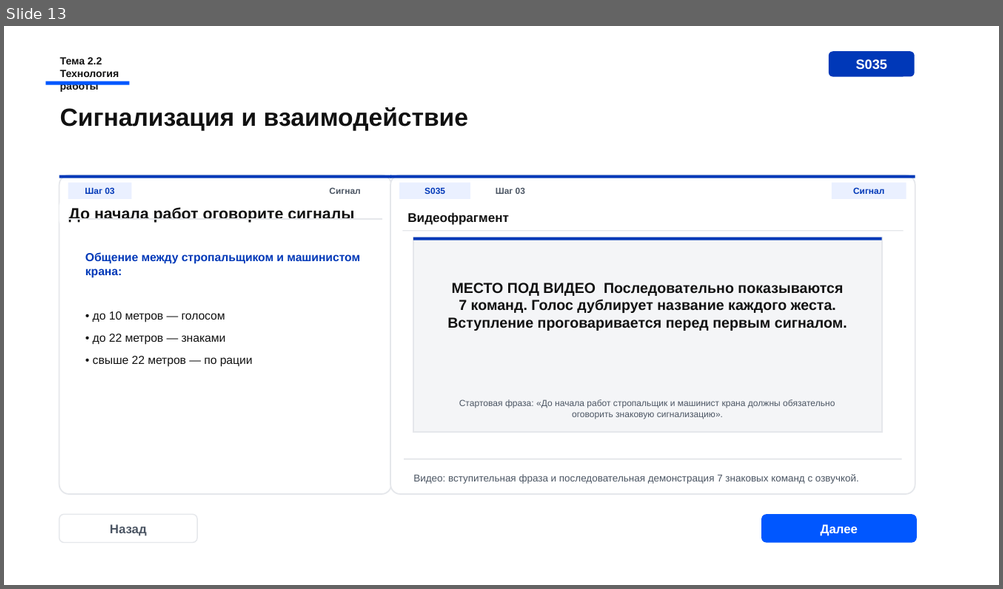
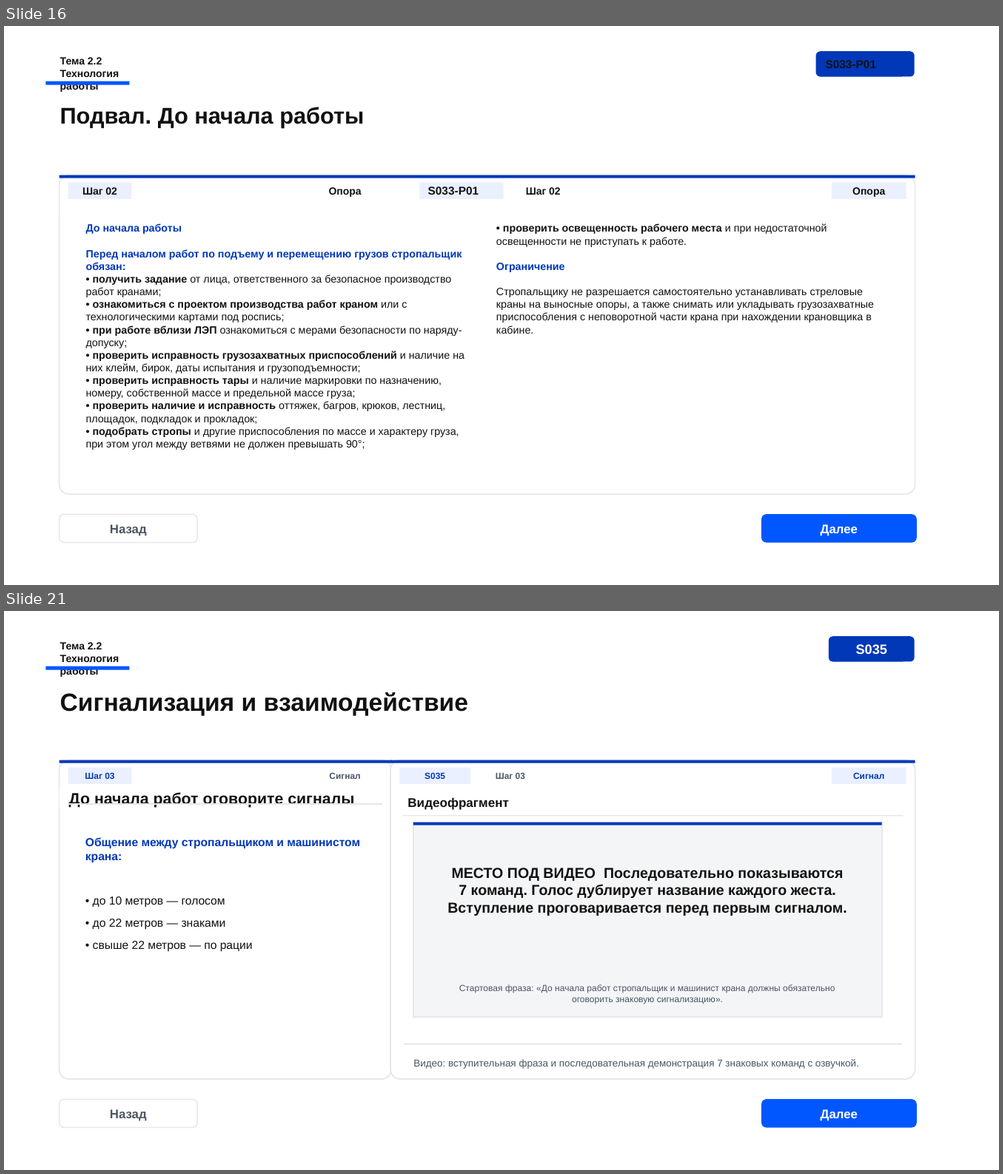
Before and after one commit to Armankanat2/EV-Strop, a slide deck: presentations/ispring-course/module-01-stropovka-gruzov/live-preview/S029_theme22_preview_2026-06-30_v13_ev-group-techstyle-premium-subslides.pptx. Shown one above the other, each under a label of ours: slide 13 before the commit, slides 16 and 21 after it; the slides between them are not shown. The pictures are 1003x589 and 1003x1174 pixels, drawn with LibreOffice and Linux fonts; fonts in the diff are those of the drawing. Boxes give left, top, right and bottom in pixels: in the first picture for what was removed or moved away, otherwise in the second. Text is boxed around its words. In the diff, an @@ line names an element or a change of style, - is before the commit and + after.

```diff
--- a/presentations/ispring-course/module-01-stropovka-gruzov/live-preview/S029_theme22_preview_2026-06-30_v13_ev-group-techstyle-premium-subslides.pptx
+++ b/presentations/ispring-course/module-01-stropovka-gruzov/live-preview/S029_theme22_preview_2026-06-30_v13_ev-group-techstyle-premium-subslides.pptx
@@ slide 16 added at [4, 26, 999, 585], background #FFFFFF @@
@@ text added at [60, 57, 119, 93], 10 pt, text #111111, bold @@
+Тема 2.2
+Технология работы
@@ rounded rectangle added at [816, 51, 914, 77], fill #0038B8, 11 pt, text #111111, bold @@
+S033-P01
@@ rectangle added at [45, 82, 129, 85], fill #0057FF @@
@@ text added at [60, 107, 364, 128], 22 pt, text #111111, bold @@
+Подвал. До начала работы
@@ rounded rectangle added at [60, 175, 915, 494], fill #FFFFFF, outline #E5E7EB 1.15 pt @@
@@ rectangle added at [60, 175, 915, 178], fill #0038B8 @@
@@ rectangle added at [68, 183, 131, 199], fill #EAF0FF, 10 pt, text #111111, bold @@
+Шаг 02
@@ text added at [329, 187, 361, 197], 10 pt, text #111111, bold @@
+Опора
@@ rectangle added at [420, 183, 504, 199], fill #EAF0FF, 11 pt, text #111111, bold @@
+S033-P01
@@ text added at [526, 187, 560, 195], 10 pt, text #111111, bold @@
+Шаг 02
@@ rectangle added at [831, 183, 906, 199], fill #EAF0FF, 10 pt, text #111111, bold @@
+Опора
@@ text added at [86, 224, 874, 450], 10.2 pt, text #111111 @@
+До начала работы
+Перед началом работ по подъему и перемещению грузов стропальщик обязан:
+• получить задание от лица, ответственного за безопасное производство работ кранами;
+• ознакомиться с проектом производства работ краном или с технологическими картами под роспись;
+• при работе вблизи ЛЭП ознакомиться с мерами безопасности по наряду-допуску;
+• проверить исправность грузозахватных приспособлений и наличие на них клейм, бирок, даты испытания и грузоподъемности;
+• проверить исправность тары и наличие маркировки по назначению, номеру, собственной массе и предельной массе груза;
+• проверить наличие и исправность оттяжек, багров, крюков, лестниц, площадок, подкладок и прокладок;
+• подобрать стропы и другие приспособления по массе и характеру груза, при этом угол между ветвями не должен превышать 90°;
+• проверить освещенность рабочего места и при недостаточной освещенности не приступать к работе.
+Ограничение
+Стропальщику не разрешается самостоятельно устанавливать стреловые краны на выносные опоры, а также снимать или укладывать грузозахватные приспособления с неповоротной части крана при нахождении крановщика в кабине.
@@ rounded rectangle added at [60, 514, 197, 543], fill #FFFFFF, outline #E5E7EB 1 pt, 12 pt, text #4B5563, bold @@
+Назад
@@ rounded rectangle added at [761, 514, 916, 543], fill #0057FF, 12 pt, text #FFFFFF, bold @@
+Далее
@@ what was slide 13 is now slide 21 @@
```
Also in this commit, not shown: 4 slides changed, 8 other slides added, 1 slide removed, 10 other files.
